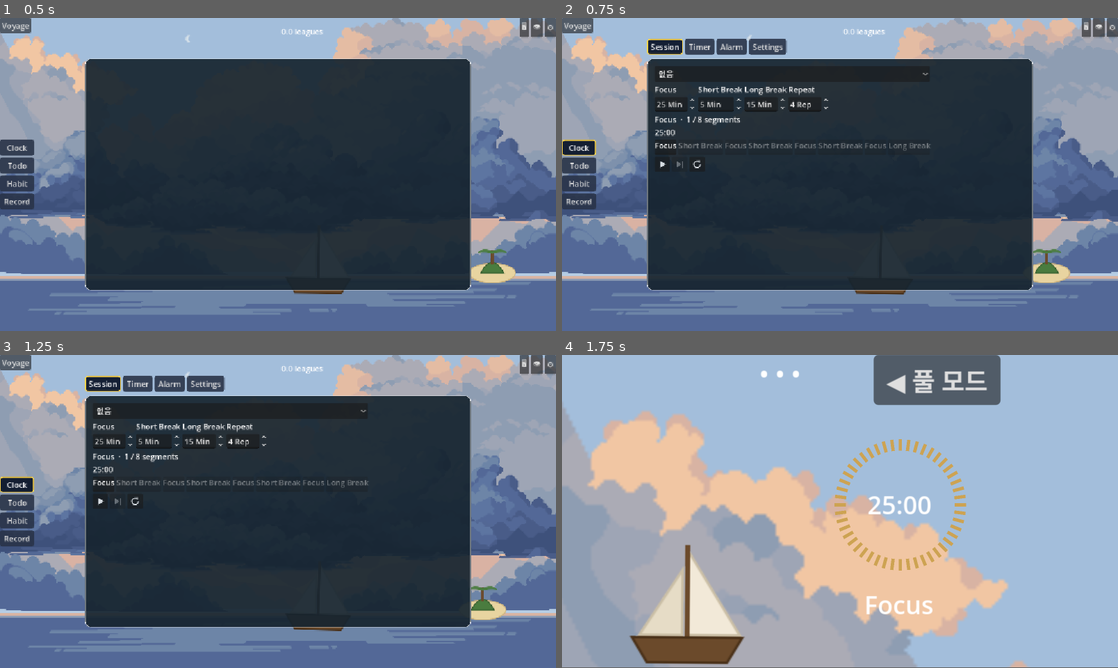
Above: before the commit, frames 1-4 (two rows, left to right).
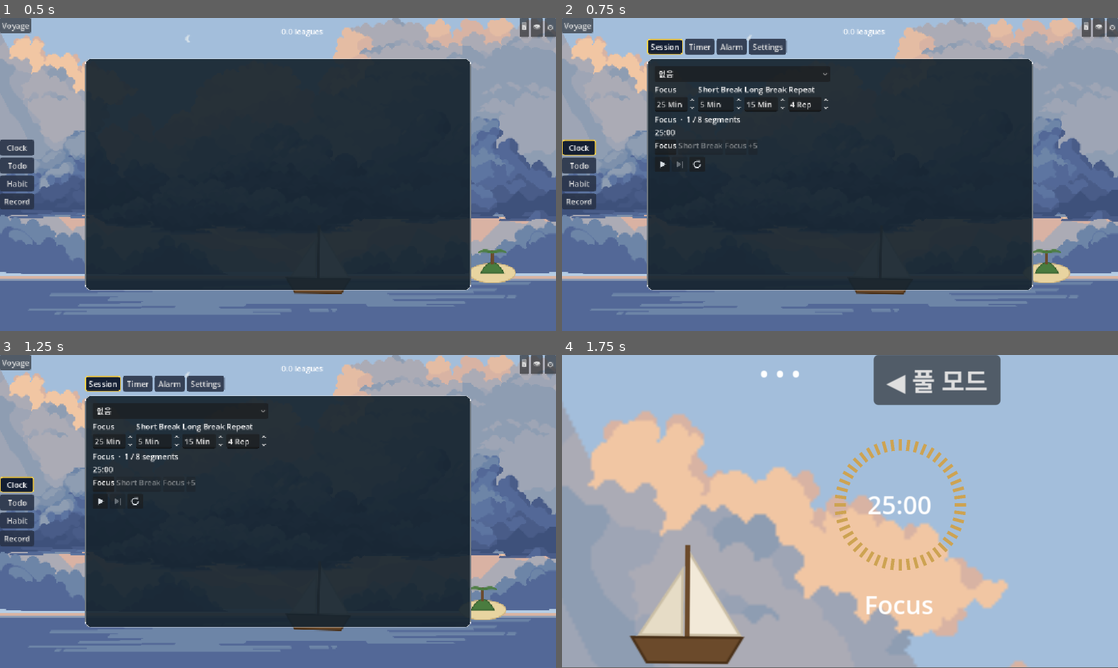
Above: after the commit, the same moments.

Repository: gee03143/voyager
Game: Godot game, scene res://scenes/World.tscn
Two runs of this game, one before a commit and one after it. Both use one fixed random seed, a clock stepped at 60 frames per second and the inputs below.
Inputs (mouse positions are in pixels of both pictures, inside the frame that each line leads up to):
- Up to frame 1 (0.5 s): no input
- Up to frame 2 (0.75 s): click "Clock" at 0.5 s
- Up to frame 3 (1.25 s): no input
- Up to frame 4 (1.75 s): click (662, 502) at 1.25 s

Frame 1 is identical in both runs. In frame 2, 0.3% of the frame differs, in the area x 33-67%, y 17-43%; in frame 3, 0.3%; in frame 4, nothing differs.

Commit message:
MainShell: Timer(뽀모도로·타이머·알람) nav 연결
* 포모도로 타임라인 — 4칩 슬라이딩 윈도우로 변경
  * 반복 횟수가 늘어나면 세그먼트 수가 `2N이 되어, 칩을 전부 나열하면 카드 폭을 넘어서는 문제가 있었음
  * `_build_window()`가 항상 최대 4칩만 그리도록 재설계
* TODO
  * 하단에 최근 활동 이력 위젯 정도 추가(지금 좀 비어보임)
  * 배경 그라데이션 이미지 같은 것 추가

Diff:
--- /dev/null
+++ b/scenes/timer/TimerDashboard.tscn
@@ -0,0 +1,61 @@
+[gd_scene format=3 uid="uid://det7at5c3m3ct"]
+
+[ext_resource type="StyleBox" uid="uid://b4nex8wrr6ji2" path="res://assets/panel_bg.tres" id="1_ljcji"]
+[ext_resource type="PackedScene" uid="uid://bt2r4k76lwg1r" path="res://scenes/timer/PromoTimer.tscn" id="2_q6ish"]
+[ext_resource type="PackedScene" uid="uid://jfww1o0hswu7" path="res://scenes/timer/NormalTimer.tscn" id="3_e1qwh"]
+
+[node name="TimerDashboard" type="HBoxContainer" unique_id=1835851703]
+offset_right = 709.0
+offset_bottom = 270.0
+size_flags_horizontal = 3
+theme_override_constants/separation = 16
+
+[node name="PomoCard" type="PanelContainer" parent="." unique_id=153113417]
+layout_mode = 2
+size_flags_vertical = 0
+theme_override_styles/panel = ExtResource("1_ljcji")
+
+[node name="VBox" type="VBoxContainer" parent="PomoCard" unique_id=1724473478]
+layout_mode = 2
+theme_override_constants/separation = 8
+
+[node name="Header" type="HBoxContainer" parent="PomoCard/VBox" unique_id=1212313145]
+layout_mode = 2
+theme_override_constants/separation = 6
+
+[node name="Icon" type="Label" parent="PomoCard/VBox/Header" unique_id=1910815048]
+layout_mode = 2
+text = "⏳"
+
+[node name="Title" type="Label" parent="PomoCard/VBox/Header" unique_id=890412256]
+layout_mode = 2
+text = "CLOCK_TAB_SESSION"
+
+[node name="PomodoroView" parent="PomoCard/VBox" unique_id=283874525 instance=ExtResource("2_q6ish")]
+layout_mode = 2
+size_flags_vertical = 3
+
+[node name="TimerCard" type="PanelContainer" parent="." unique_id=634686076]
+layout_mode = 2
+size_flags_vertical = 0
+theme_override_styles/panel = ExtResource("1_ljcji")
+
+[node name="VBox" type="VBoxContainer" parent="TimerCard" unique_id=2125232997]
+layout_mode = 2
+theme_override_constants/separation = 8
+
+[node name="Header" type="HBoxContainer" parent="TimerCard/VBox" unique_id=98238552]
+layout_mode = 2
+theme_override_constants/separation = 6
+
+[node name="Icon" type="Label" parent="TimerCard/VBox/Header" unique_id=2106013724]
+layout_mode = 2
+text = "⏱"
+
+[node name="Title" type="Label" parent="TimerCard/VBox/Header" unique_id=369008135]
+layout_mode = 2
+text = "CLOCK_TAB_TIMER"
+
+[node name="TimerView" parent="TimerCard/VBox" unique_id=949782713 instance=ExtResource("3_e1qwh")]
+layout_mode = 2
+size_flags_vertical = 3
--- a/scripts/main_shell.gd
+++ b/scripts/main_shell.gd
@@ -2,6 +2,7 @@
 
 const TODO_SCENE := preload("res://scenes/todo/TodoListView.tscn")
 const HABIT_SCENE := preload("res://scenes/habittracker/HabitTrackerView.tscn")
+const TIMER_SCENE := preload("res://scenes/timer/TimerDashboard.tscn")
 
 @onready var nav_list: VBoxContainer = $Sidebar/Margin/VBox/NavList
 @onready var content_area: PanelContainer = $MainColumn/BodyRow/ContentArea
@@ -9,6 +10,7 @@
 const CONTENT_SCENES := {
 	1: TODO_SCENE,
 	2: HABIT_SCENE,
+	3: TIMER_SCENE,
 }
 
 var _nav := ButtonGroupNav.new()
--- a/scripts/timer/pomo/pomo_segment_chip.gd
+++ b/scripts/timer/pomo/pomo_segment_chip.gd
@@ -7,15 +7,25 @@
 @onready var bar: ProgressBar = $VBox/Bar
 
 var _type: int = 0
+var _is_count: bool = false
 
 func setup(type: int) -> void:
+	_is_count = false
 	_type = type
 	bar.show_percentage = false      # "%" 텍스트 숨김
 	bar.max_value = 1.0
 	bar.value = 0.0
 	icon.text = _symbol(type)
 
+func setup_count(remaining: int) -> void:    # 윈도우 밖에 남은 개수 칩("+N")
+	_is_count = true
+	bar.visible = false
+	modulate = Color(1, 1, 1, 0.5)
+	icon.text = "+%d" % remaining
+
 func set_state(state: int) -> void:
+	if _is_count:
+		return                       # 카운트 칩은 상태 없음 — 항상 같은 모습
 	match state:
 		State.PENDING:
 			modulate = Color(1, 1, 1, 0.4)   # 흐리게
--- a/scripts/timer/pomo/pomodoro_view.gd
+++ b/scripts/timer/pomo/pomodoro_view.gd
@@ -3,6 +3,7 @@
 const SEGMENT_CHIP := preload("res://scenes/timer/PomoSegmentChip.tscn")
 const ICON_PAUSE := preload("res://assets/placeholder/pause.svg")
 const ICON_PLAY := preload("res://assets/placeholder/play.svg")
+const WINDOW_SIZE := 4     # 타임라인에 한 번에 보여줄 칩 개수(현재+다음+다다음+나머지)
 
 @onready var phase_label: Label = $VBox/PhaseLabel
 @onready var timeline: HBoxContainer = $VBox/Timeline
@@ -16,13 +17,13 @@
 
 var pomodoro: Pomodoro
 var _chips: Array[PomoSegmentChip] = []
+var _active_chip: PomoSegmentChip = null
 
 func _ready() -> void:
 	pomodoro = Clock.pomodoro
 	pomodoro.segment_changed.connect(_on_segment_changed)
 	pomodoro.running_changed.connect(_refresh_controls)
 	pomodoro.focus_finished.connect(_on_focus_finished)
-	pomodoro.plan_built.connect(_rebuild_timeline)
 
 	start_button.pressed.connect(_on_start_pressed)
 	skip_button.pressed.connect(_on_skip_pressed)
@@ -43,7 +44,6 @@
 	long_break_spin.value_changed.connect(_on_config_changed)
 	count_spin.value_changed.connect(_on_config_changed)
 
-	_rebuild_timeline()
 	_on_segment_changed(pomodoro.index)
 
 	_init_clock_tool()
@@ -53,10 +53,10 @@
 		return
 	var t := pomodoro.time_left()
 	display.render(t)
-	if pomodoro.index < _chips.size():
+	if _active_chip != null:
 		var total := pomodoro.duration_of(pomodoro.segment_type_at(pomodoro.index))
 		if total > 0.0:
-			_chips[pomodoro.index].set_progress((total - t) / total)
+			_active_chip.set_progress((total - t) / total)
 
 func _on_config_changed(_v: float) -> void:
 	if pomodoro.started:
@@ -100,7 +100,7 @@
 		"current": i + 1,
 		"total": pomodoro.segment_count(),
 	})
-	_update_chip_states()
+	_build_window()
 	_refresh_controls()
 
 func _on_focus_finished() -> void:
@@ -117,27 +117,48 @@
 	long_break_spin.editable = not locked
 	count_spin.editable = not locked
 
-func _rebuild_timeline() -> void:
+# 현재 위치 기준 윈도우(최대 4칩)를 다시 그림.
+# - 여유 있을 때: 현재+다음+다다음+"+N"(나머지 개수)
+# - 꼬리 구간(끝까지 4개 이하로 남으면): 마지막 4개를 고정 표시, active만 이동
+func _build_window() -> void:
 	for chip in _chips:
 		chip.queue_free()
 	_chips.clear()
-	for i in pomodoro.segment_count():
+	_active_chip = null
+
+	var total := pomodoro.segment_count()
+	var idx := pomodoro.index
+	var indices: Array[int] = []
+	var count_after := 0
+
+	if total <= WINDOW_SIZE or idx >= total - WINDOW_SIZE:
+		var start: int = max(0, total - WINDOW_SIZE)
+		for i in range(start, total):
+			indices.append(i)
+	else:
+		indices = [idx, idx + 1, idx + 2]
+		count_after = total - (idx + 3)
+
+	for i in indices:
 		var chip := SEGMENT_CHIP.instantiate() as PomoSegmentChip
 		timeline.add_child(chip)          # 먼저 트리에 넣어야 chip 의 @onready 가 준비됨
 		chip.setup(pomodoro.segment_type_at(i))
-		_chips.append(chip)
-	_update_chip_states()
-
-func _update_chip_states() -> void:
-	for i in _chips.size():
 		var state: int
-		if pomodoro.finished or i < pomodoro.index:
+		if i < idx:
 			state = PomoSegmentChip.State.DONE
-		elif i == pomodoro.index:
+		elif i == idx:
 			state = PomoSegmentChip.State.ACTIVE
+			_active_chip = chip
 		else:
 			state = PomoSegmentChip.State.PENDING
-		_chips[i].set_state(state)
+		chip.set_state(state)
+		_chips.append(chip)
+
+	if count_after > 0:
+		var count_chip := SEGMENT_CHIP.instantiate() as PomoSegmentChip
+		timeline.add_child(count_chip)
+		count_chip.setup_count(count_after)
+		_chips.append(count_chip)
 
 func _is_active() -> bool:
 	return pomodoro.is_running()
Not shown, changed: docs/implementation.md
